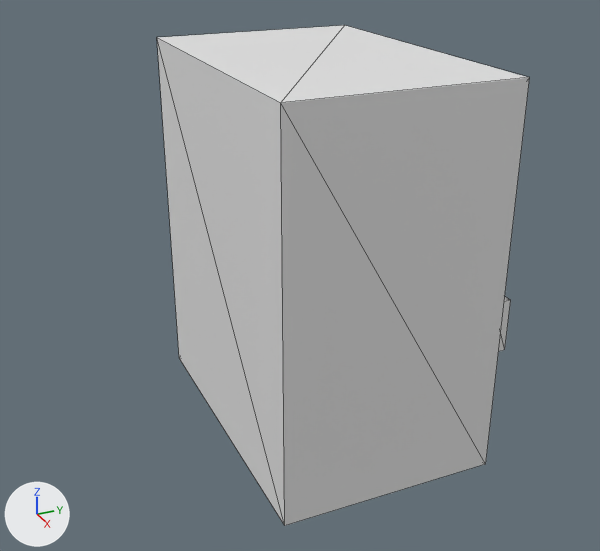
Renders of the glTF model src/main/resources/assets/magneticraft/models/block/gltf/fuse_box.gltf from each side of a commit.
Both versions are drawn from a camera (50 mm lens) standing at (1.794, -1.119, 1.095) and looking at (0.506, -0.54, 0.451). Lighting does not change. The marker at lower left points along +X, +Y and +Z. The older version comes first. Mesh edges are drawn as thin lines. Materials are left out; every surface is plain grey. Where no turn or scale is listed for an object, it has been applied to the vertices.

The first picture shows 'housing' and 1 more.
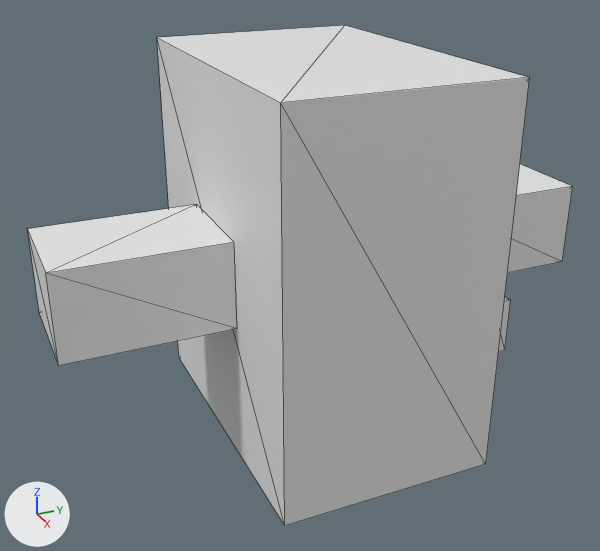
The change in detail:
Object 'output_terminal' (ob_output_terminal) is new; it shows me_housing_mesh.
Its location is (0.4, 0.0, 0.42).
Its scale is (0.2, 0.3, 0.16).
Object 'input_terminal' (ob_input_terminal) is new; it shows me_housing_mesh.
Its location is (0.4, -0.7, 0.42).
Its scale is (0.2, 0.3, 0.16).

What differs and where, as boxes [x1, y1, x2, y2] in the pictures (600 x 551 px):
'input_terminal', added: after [27, 204, 237, 365]
'output_terminal', added: after [507, 164, 573, 273]
